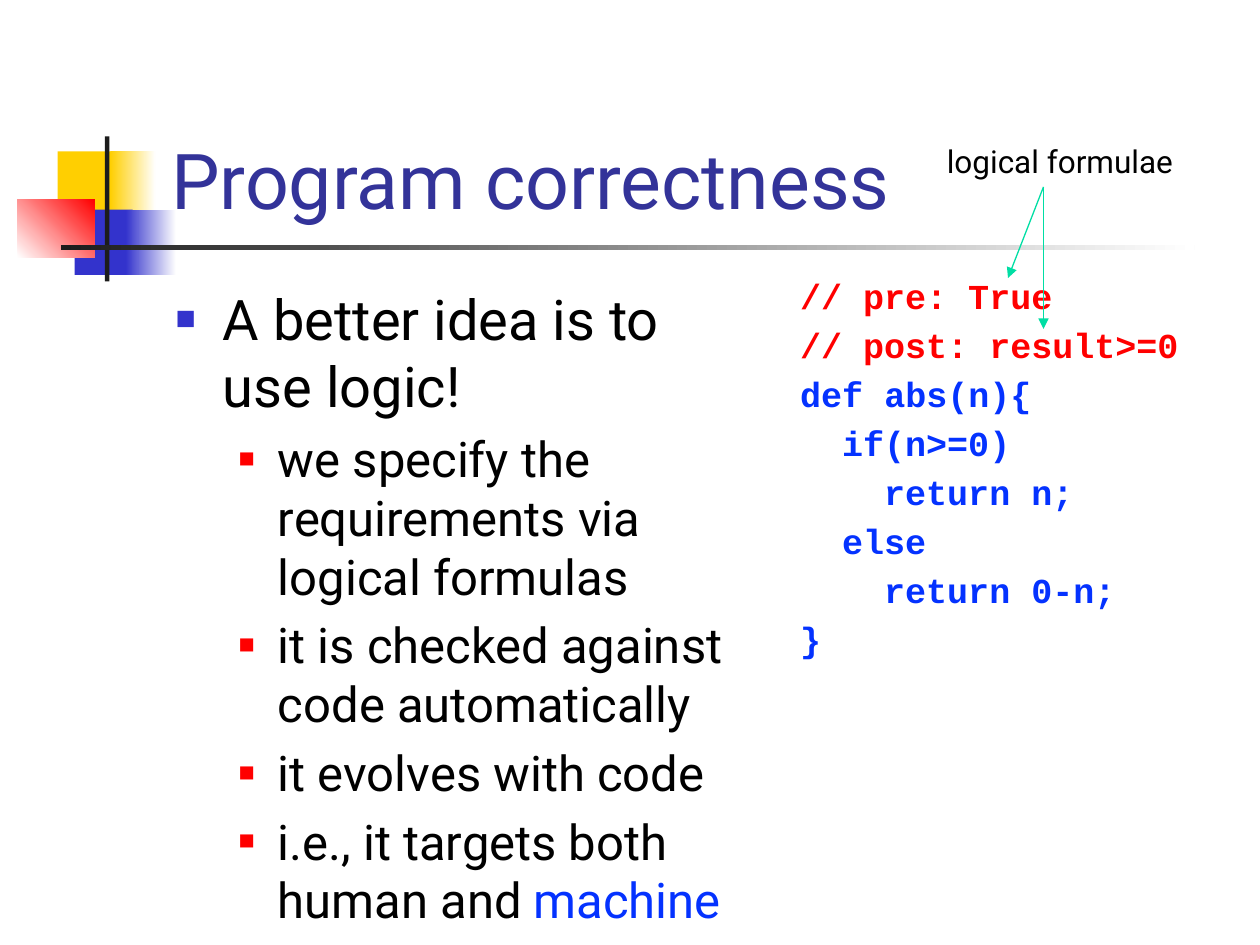
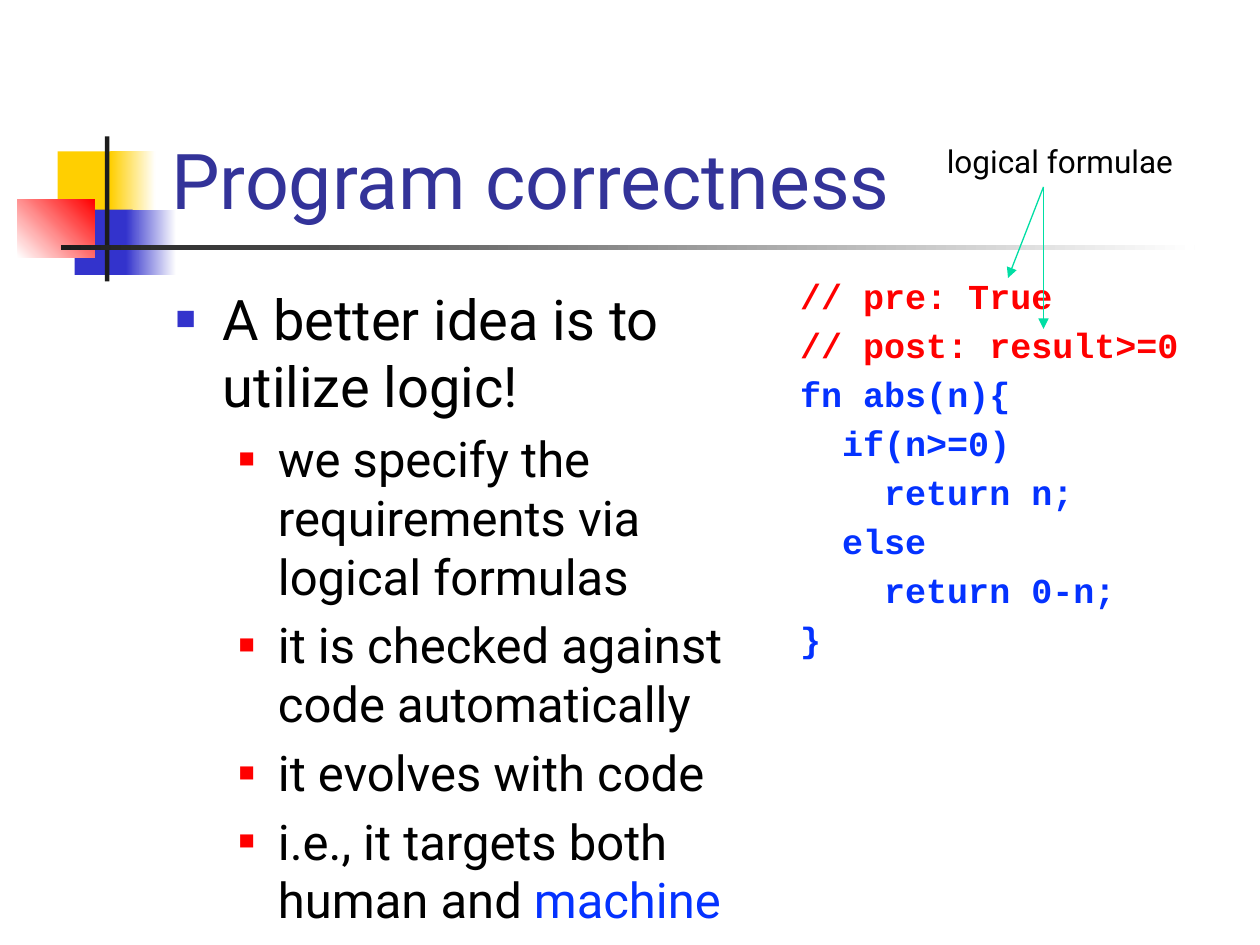
Before and after one commit to csslab-ustc/csslab-ustc.github.io, a slide deck: slide 11 of courses/theory/slides/lec18-hoare.pptx. Drawn at 1260x945 pixels with LibreOffice and Linux fonts; fonts in the diff are those of the drawing. Boxes give left, top, right and bottom in pixels: in the first picture for what was removed or moved away, otherwise in the second. Text is boxed around its words. In the diff, an @@ line names an element or a change of style, - is before the commit and + after.

```diff
--- a/courses/theory/slides/lec18-hoare.pptx
+++ b/courses/theory/slides/lec18-hoare.pptx
@@ text at <box>223,298,659,419</box>: text changed @@
-■ A better idea is to use logic!
+■ A better idea is to utilize logic!
@@ text at <box>800,382,1010,415</box>: text changed @@
-def abs(n){
+fn abs(n){
```
Also in this commit, not shown: 11 other slides changed, 2 slides removed.
